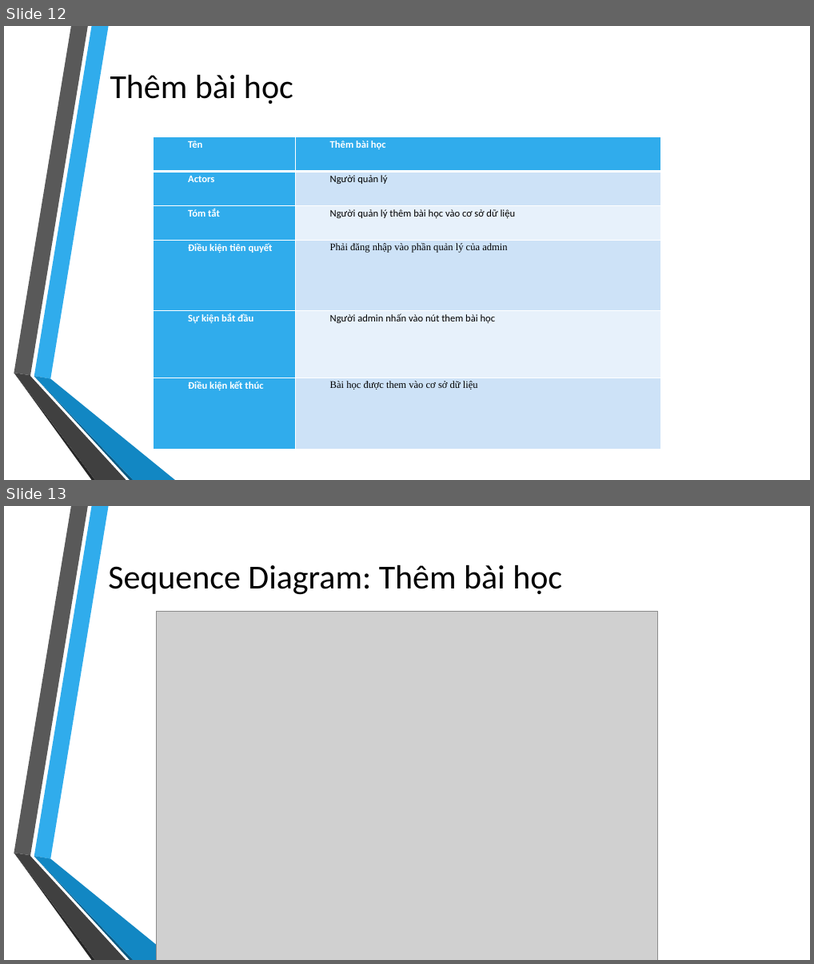
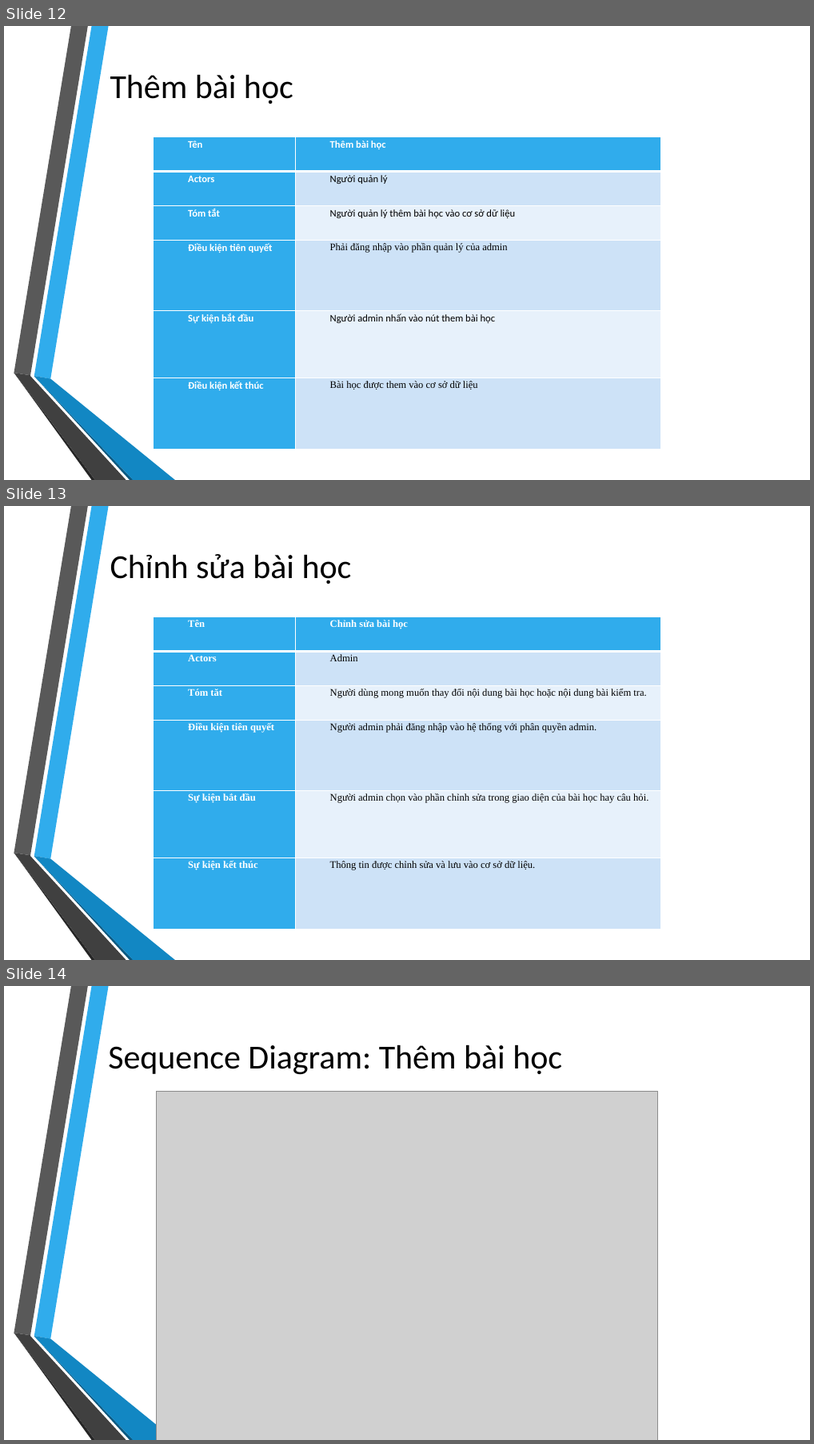
Before and after one commit to takiet60/SoftwareEngineering, a slide deck: CNPM.pptx. Shown one above the other, each under a label of ours: slides 12 and 13 before the commit, slides 12, 13 and 14 after it. The pictures are 814x964 and 814x1444 pixels, drawn with LibreOffice and Linux fonts; fonts in the diff are those of the drawing; grey boxes stand for pictures; background and template pictures are left out. Boxes give left, top, right and bottom in pixels: in the first picture for what was removed or moved away, otherwise in the second. Text is boxed around its words. In the diff, an @@ line names an element or a change of style, - is before the commit and + after.

```diff
--- a/CNPM.pptx
+++ b/CNPM.pptx
@@ slide 13 added at [4, 506, 810, 960], background picture (left out); not listed: 6 template elements that a slide beside it also shows @@
@@ title added at [110, 554, 352, 584], 40 pt, text #000000 @@
+Chỉnh sửa bài học
@@ table added at [154, 616, 661, 928], 6 rows, 2 columns @@
+Tên | Chỉnh sửa bài học
+Actors | Admin
+Tóm tăt | Người dùng mong muốn thay đổi nội dung bài học hoặc nội dung bài kiểm tra.
+Điều kiện tiên quyết | Người admin phải đăng nhập vào hệ thống với phân quyền admin.
+Sự kiện bắt đầu | Người admin chọn vào phần chỉnh sửa trong giao diện của bài học hay câu hỏi.
+Sự kiện kết thúc | Thông tin được chỉnh sửa và lưu vào cơ sở dữ liệu.
@@ what was slide 13 is now slide 14 @@
```
Also in this commit, not shown: 9 other slides added, 1 other file.
